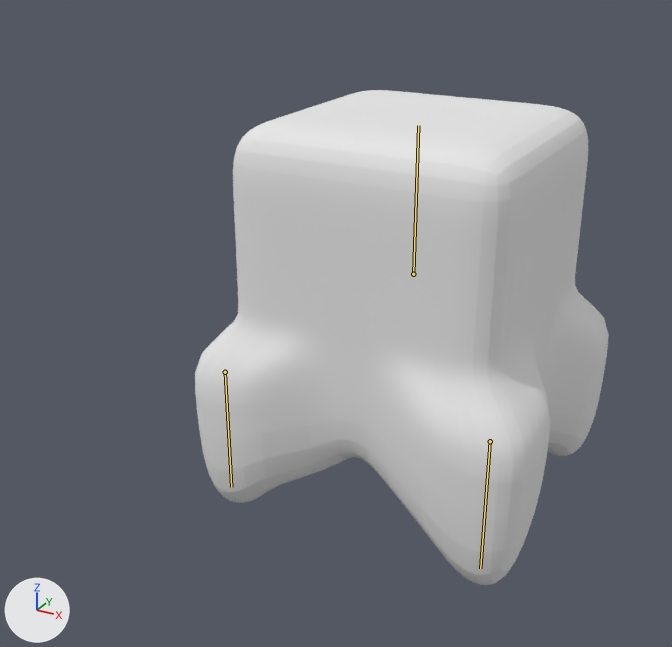
What one commit did to the Blender file Assets/Models/BaseAlien.blend.
Before and after are seen from a 50 mm camera at (2.58, -5.86, 2.23) aimed at (-0.29, -0.65, -0.37). Lighting does not change. The marker at lower left points along +X, +Y and +Z. The bones that change are drawn over the model as lines.
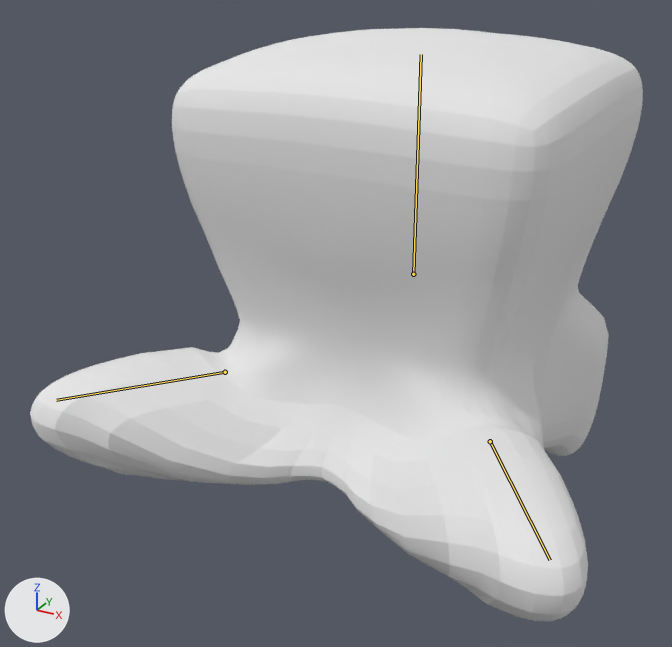
The newer file adds an action. The first version stands in its rest pose; the second is drawn at frame 5 of the action 'Push'.

The edits, one by one:
Bone 'Bone' (bone_bone) is rescaled from (1.0, 1.0, 1.0) to (1.43, 1.43, 1.43).
Bone 'Bone.007' (bone_bone_007) turns from (0, 0, 0) to (-35, 0, 90) degrees about its own x, y and z.
Bone 'Bone.007' (bone_bone_007) is rescaled from (1.0, 1.0, 1.0) to (1.2, 1.2, 1.2).
Bone 'Bone.006' (bone_bone_006) turns from (0, 0, 0) to (40, 0, 90) degrees about its own x, y and z.
Bone 'Bone.006' (bone_bone_006) is rescaled from (1.0, 1.0, 1.0) to (1.2, 1.2, 1.2).

Changed parts and their boxes [x1, y1, x2, y2] in the pictures (672 x 647 px):
'Cube.001', posed (48% wider, 20% taller)
    before: [195, 90, 609, 585]
    after: [30, 28, 643, 622]
bone 'Bone', root to tip
    before: (413, 274) to (418, 125)
    after: (413, 274) to (421, 54)
bone 'Bone.007', root to tip
    before: (490, 441) to (480, 568)
    after: (490, 441) to (550, 560)
bone 'Bone.006', root to tip
    before: (225, 372) to (231, 487)
    after: (225, 372) to (56, 400)
